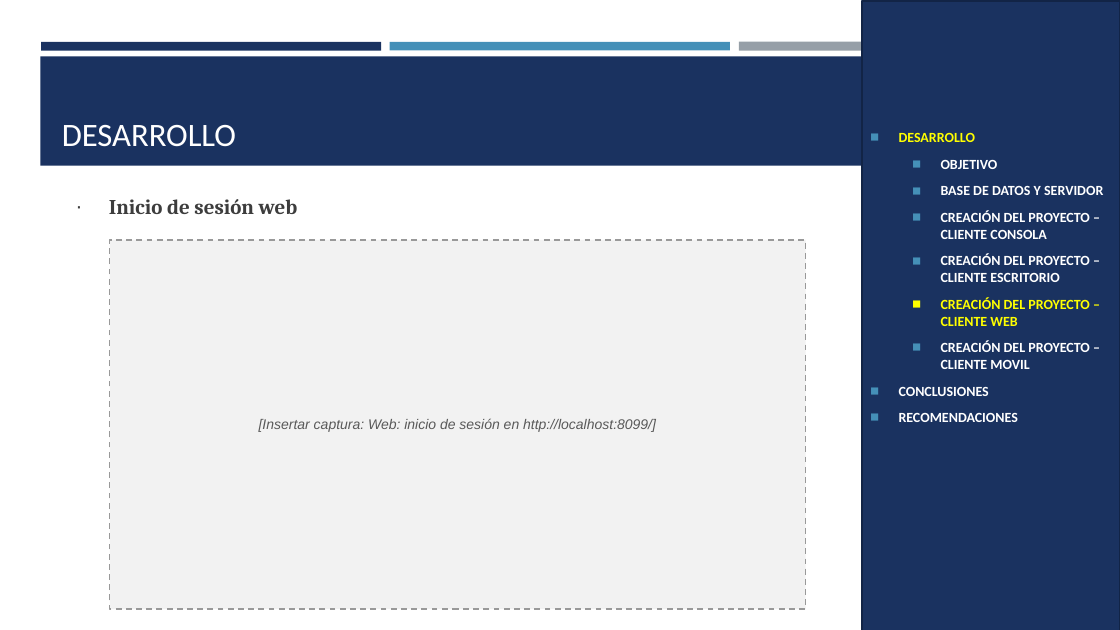
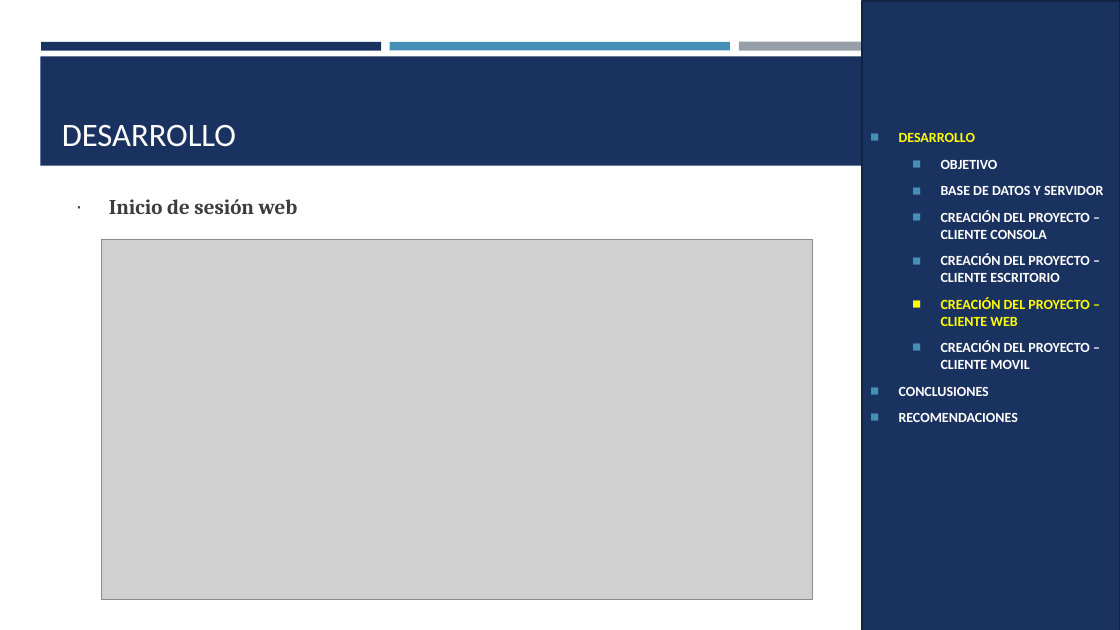
Before and after one commit to Teo344/Arquitectura_GRUPO03, a slide deck: slide 34 of TG.1.4. PAO202651_EUREKA_BDDLOCAL_RESTFUL_DOTNET_NRC36884_GR03/05. DOCUMENTACION/PRESENTACION TG.1.4. EUREKABANK RESTFUL con BDD LOCAL en DOTNET GR03.pptx. Drawn at 1120x630 pixels with LibreOffice and Linux fonts; fonts in the diff are those of the drawing; grey boxes stand for pictures. Boxes give left, top, right and bottom in pixels: in the first picture for what was removed or moved away, otherwise in the second. Text is boxed around its words. In the diff, an @@ line names an element or a change of style, - is before the commit and + after.

```diff
--- a/TG.1.4. PAO202651_EUREKA_BDDLOCAL_RESTFUL_DOTNET_NRC36884_GR03/05. DOCUMENTACION/PRESENTACION TG.1.4. EUREKABANK RESTFUL con BDD LOCAL en DOTNET GR03.pptx
+++ b/TG.1.4. PAO202651_EUREKA_BDDLOCAL_RESTFUL_DOTNET_NRC36884_GR03/05. DOCUMENTACION/PRESENTACION TG.1.4. EUREKABANK RESTFUL con BDD LOCAL en DOTNET GR03.pptx
@@ picture added at [102,239,813,599] @@
@@ rectangle removed at [110,239,806,608] @@
-[Insertar captura: Web: inicio de sesión en http://localhost:8099/]
```
Also in this commit, not shown: 23 other slides changed, 1 other file.
